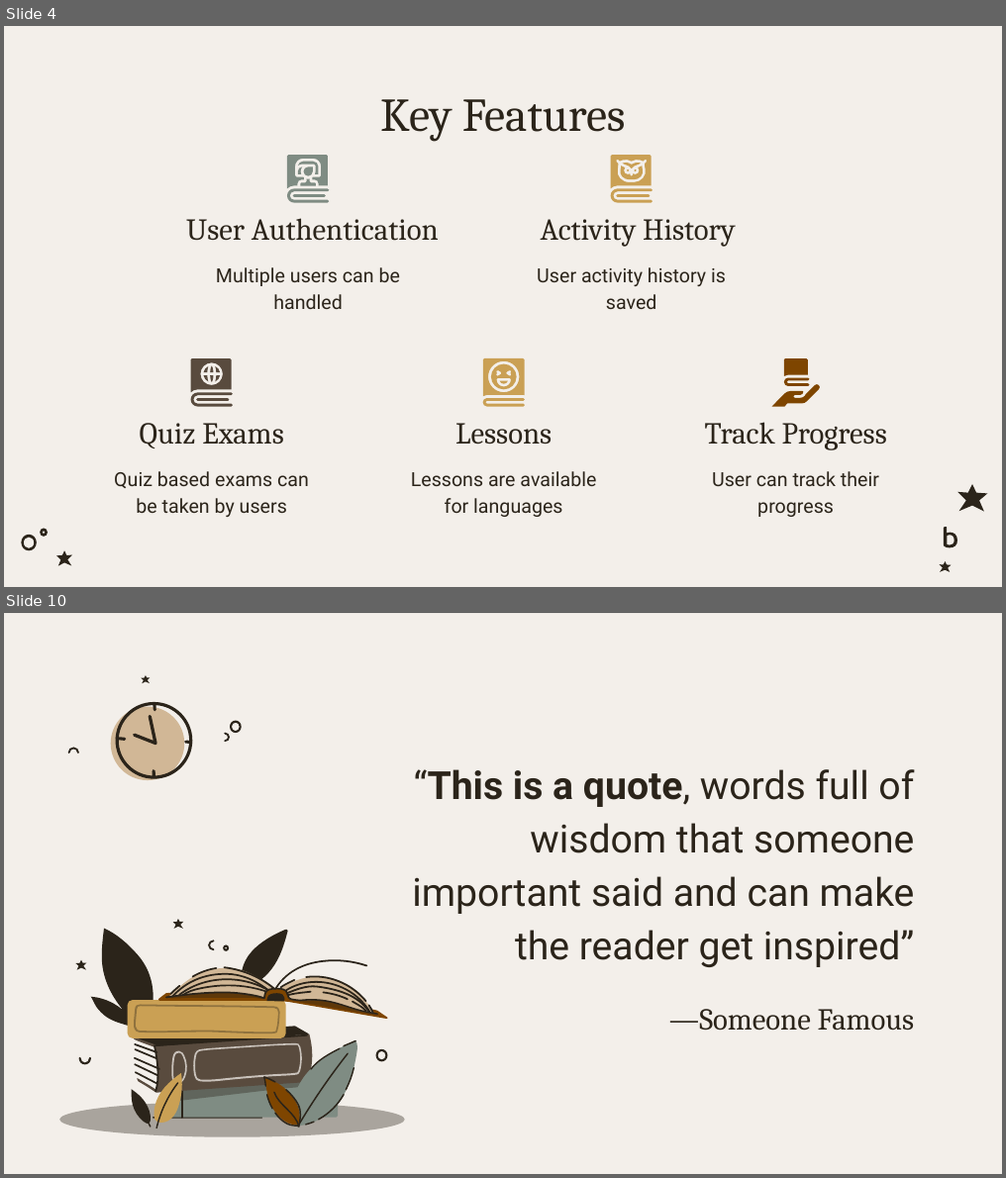
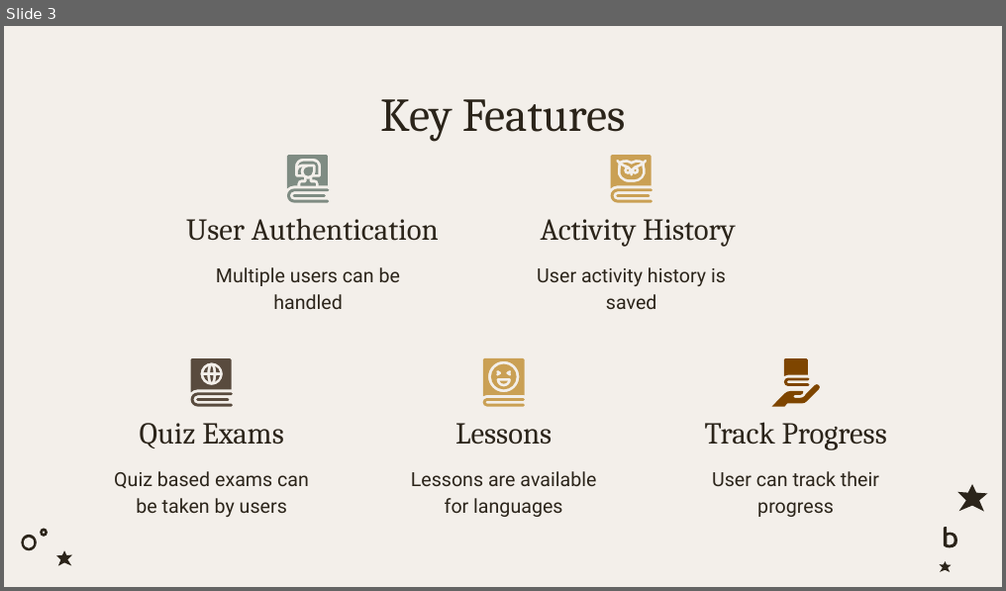
Before and after one commit to hasin023/LinguaL, a slide deck: LinguLFinal.pptx. Shown one above the other, each under a label of ours: slides 4 and 10 before the commit, slide 3 after it; the slides between them are not shown. The pictures are 1006x1178 and 1006x591 pixels, drawn with LibreOffice and Linux fonts; fonts in the diff are those of the drawing. Boxes give left, top, right and bottom in pixels: in the first picture for what was removed or moved away, otherwise in the second. Text is boxed around its words. In the diff, an @@ line names an element or a change of style, - is before the commit and + after.

```diff
--- a/LinguLFinal.pptx
+++ b/LinguLFinal.pptx
@@ slide 10 removed at [4,613,1002,1174], background #F3EFEA @@
@@ subtitle removed at [412,769,915,967] @@
-“This is a quote, words full of wisdom that someone important said and can make the reader get inspired”
@@ title removed at [669,1009,915,1031] @@
-—Someone Famous
@@ group removed at [59,674,405,1138]: 87 freeform shapes, 1 ellipse @@
@@ what was slide 4 is now slide 3 @@
```
Also in this commit, not shown: 1 slide changed, 3 slides added, 12 other slides removed, 44 other files.
